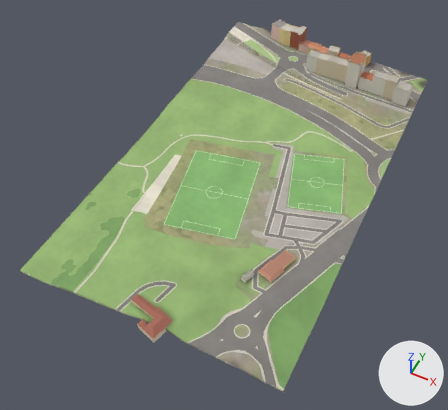
Renders of the glTF model public/tiles/pragal/t_7_3.glb from each side of a commit.
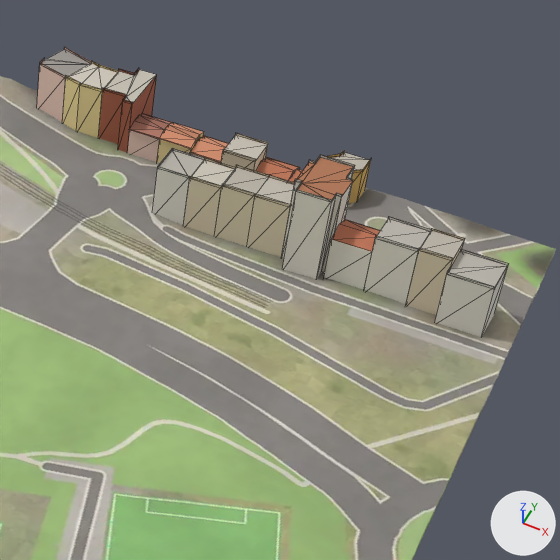
There are two pictures of each version: one whole from a 50 mm camera at (-1831.0, -5812.0, 518.0) aimed at (-2044.0, -5386.0, -15.0), one close up on the part from 58% to 96% of the width and 1% to 42% of the height. The axes (+X, +Y, +Z) are drawn at lower right. The lights are the same throughout. The last two pictures show the newer version. The close-ups show mesh edges as thin lines. Where no turn or scale is listed for an object, it has been applied to the vertices. Vertices at exactly the same position are counted once.

Objects in the first close-up: 'buildings', 'terrain'.
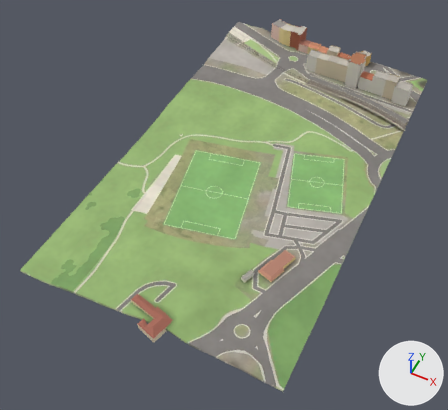
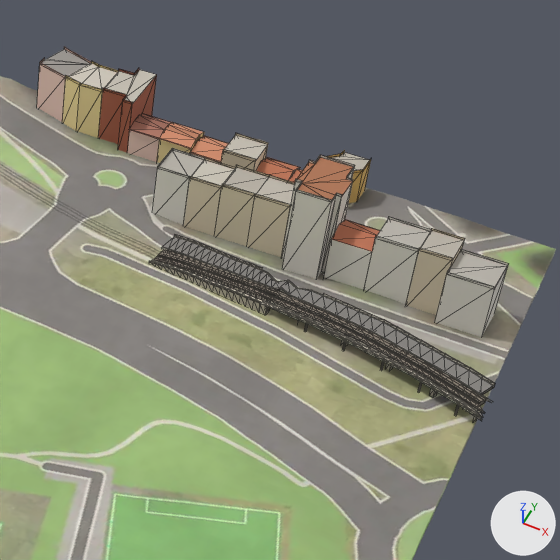
Changed parts and their boxes (x1, y1, x2, y2) in the close-ups (560 x 560 px; the box of a moved part takes in the faces that stretch with it):
'buildings', reshaped, moved
    before: (37, 47, 509, 337)
    after: (37, 47, 509, 422)
part 1 of me_buildings, moved or reshaped
    before: (364, 216, 431, 305)
    after: (364, 217, 431, 305)
part 2 of me_buildings, added
    after: (149, 235, 495, 422)

The change, as a list of edits to the scene's bpy script:
```text
Change me_buildings:
    used by ob_buildings; location = (-2018.9, -5331.3, 25.1)
    remove me_buildings.from_pydata(...)  # 490 vertices, 617 faces; spans x -116.0..116.0, y -260.0..260.0, z -20.0..20.0
    add me_buildings.from_pydata(...)  # 2141 vertices, 2614 faces; spans x -124.0..124.0, y -260.0..260.0, z -20.0..20.0
    me_buildings part 1: the loose piece of 12 vertices spanning x 66.0..84.0, y 190.0..205.0, z -19.0..9.0 is moved by (-7.0, 0.0, 0.0)
    me_buildings part 2: 1651 vertices added at x -23.0..124.0, y 129.0..188.0, z -19.0..-10.0
    other edits to the shape of me_buildings do not show in these pictures
Change ob_buildings:
    ob_buildings.location: (-2018.9, -5331.3, 25.1) -> (-2011.7, -5331.3, 25.1)
```
